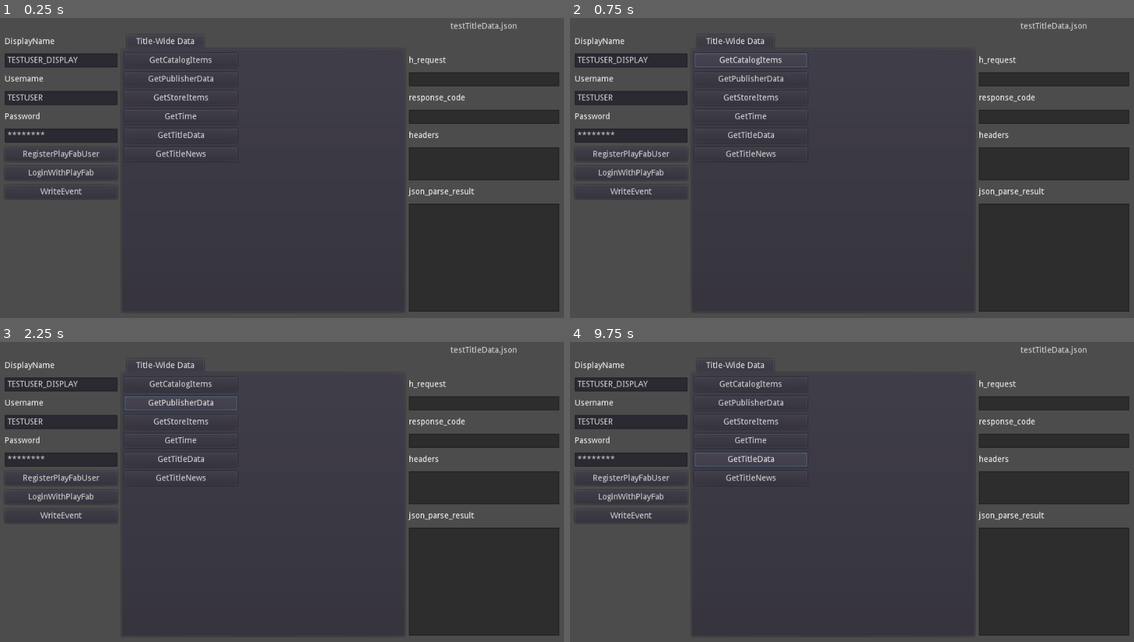
Above: before the commit, frames 1-4 (two rows, left to right).
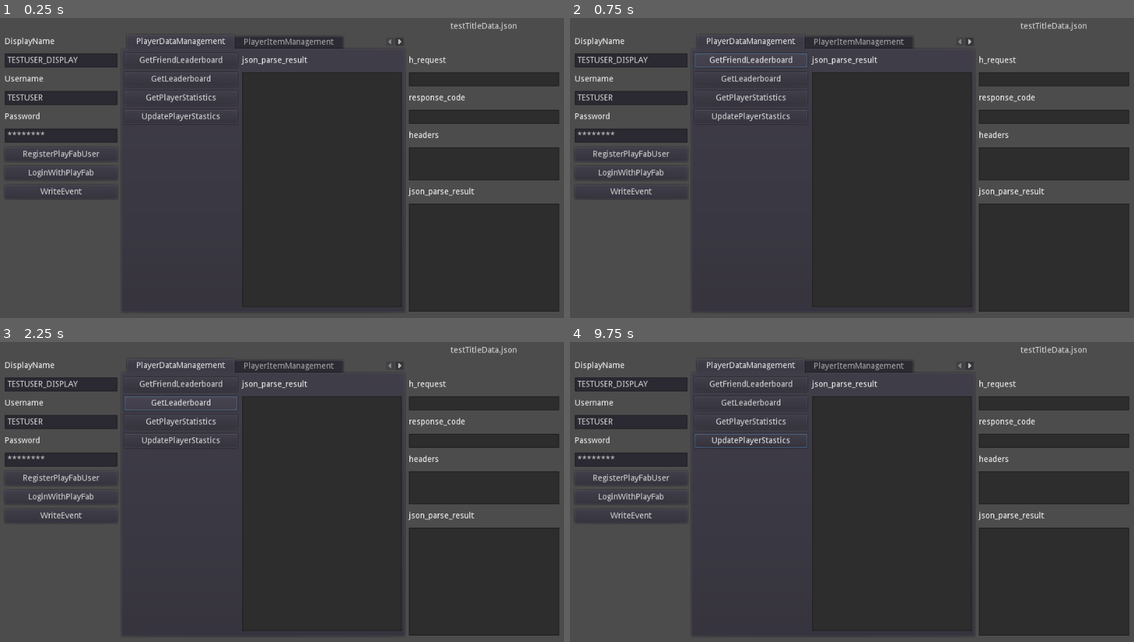
Above: after the commit, the same moments.

Repository: MizunagiKB/PlayFab_GDScriptSdk
Game: Godot game, scene res://main.tscn
The game is run twice, just before and just after one commit, with the same random seed, the same clock (stepped at 60 frames per second) and the same inputs.
Inputs (mouse positions are in pixels of both pictures, inside the frame that each line leads up to):
- Up to frame 1 (0.25 s): no input
- Up to frame 2 (0.75 s): click (750, 60) at 0.5 s, where only the run before the commit has a clickable "GetCatalogItems"
- Up to frame 3 (2.25 s): click (180, 384) at 1.25 s, where only the run after the commit has a clickable "GetFriendLeaderboard"; click (180, 402) at 2 s, where only the run after the commit has a clickable "GetLeaderboard"
- Up to frame 4 (9.75 s): click (750, 423) at 2.75 s, where only the run after the commit has a clickable "GetPlayerStatistics"; click (750, 441) at 3.5 s, where only the run after the commit has a clickable "UpdatePlayerStastics"; click "RegisterPlayFabUser" at 4.25 s; click "RegisterPlayFabUser" at 5 s; click "LoginWithPlayFab" at 5.75 s; click "LoginWithPlayFab" at 6.5 s; click (750, 402) at 7.25 s, where only the run before the commit has a clickable "GetPublisherData"; click (750, 423) at 8 s, where only the run before the commit has a clickable "GetStoreItems"; click (750, 441) at 8.75 s, where only the run before the commit has a clickable "GetTime"; click (750, 459) at 9.5 s, where only the run before the commit has a clickable "GetTitleData"

The runs differ from the first frame. In frame 1, 6.0% of the frame differs, in the area x 24-72%, y 5-97%; in frame 2, 6.0%; in frame 3, 6.0%; in frame 4, 6.2%, in the area x 22-72%, y 5-97%.
Error before the commit: Invalid get index 'TitleId' (on base: 'Nil'). (res://main.gd:33)
Error after the commit: Invalid get index 'TitleId' (on base: 'Nil'). (res://main.gd:32)

Commit message:
Added test items.

Diff:
--- a/main.gd
+++ b/main.gd
@@ -14,7 +14,6 @@
     $ui/lbl_headers/value.text = String(headers)
     if json_parse_result.error == OK:
         $ui/lbl_json_parse_result/value.text = String(json_parse_result.result)
-        print(json_parse_result.result)
 
 
 func _ready():
--- a/main.tscn
+++ b/main.tscn
@@ -1,7 +1,9 @@
-[gd_scene load_steps=3 format=2]
+[gd_scene load_steps=5 format=2]
 
 [ext_resource path="res://main.gd" type="Script" id=1]
 [ext_resource path="res://scene/title_wide_data/title_wide_data.tscn" type="PackedScene" id=2]
+[ext_resource path="res://scene/player_data_management/player_data_management.tscn" type="PackedScene" id=3]
+[ext_resource path="res://scene/player_item_management/player_item_management.tscn" type="PackedScene" id=4]
 
 [node name="main" type="Control"]
 script = ExtResource( 1 )
@@ -19,7 +21,21 @@
 "_edit_use_anchors_": false
 }
 
+[node name="PlayerDataManagement" parent="tab_container" instance=ExtResource( 3 )]
+margin_left = 4.0
+margin_top = 32.0
+margin_right = -4.0
+margin_bottom = -4.0
+
+[node name="PlayerItemManagement" parent="tab_container" instance=ExtResource( 4 )]
+visible = false
+margin_left = 4.0
+margin_top = 32.0
+margin_right = -4.0
+margin_bottom = -4.0
+
 [node name="Title-Wide Data" parent="tab_container" instance=ExtResource( 2 )]
+visible = false
 anchor_right = 1.0
 anchor_bottom = 1.0
 margin_left = 4.0
--- /dev/null
+++ b/scene/player_data_management/player_data_management.gd
@@ -0,0 +1,63 @@
+extends Control
+
+
+func _on_PlayFab_response(h_request: int, response_code: int, headers, json_parse_result: JSONParseResult):
+    if json_parse_result.error == OK:
+        $lbl_json_parse_result/value.text = String(json_parse_result.result)
+
+
+func _ready():
+    pass
+
+
+func _on_btn_get_friend_leaderboard_pressed():
+
+    var dict_request = {
+        "StartPosition": 0,
+        "StatisticName": "score"
+    }
+
+    PlayFab.Client.GetFriendLeaderboard(
+        dict_request,
+        funcref(self, "_on_PlayFab_response")
+    )
+
+
+func _on_btn_get_leaderboard_pressed():
+
+    var dict_request = {
+        "StartPosition": 0,
+        "StatisticName": "score"
+    }
+
+    PlayFab.Client.GetLeaderboard(
+        dict_request,
+        funcref(self, "_on_PlayFab_response")
+    )
+
+
+func _on_btn_get_player_statistics_pressed():
+
+    var dict_request = {}
+
+    PlayFab.Client.GetPlayerStatistics(
+        dict_request,
+        funcref(self, "_on_PlayFab_response")
+    )
+
+
+func _on_btn_update_player_statistics_pressed():
+
+    var dict_request = {
+        "Statistics": [
+            {
+                "StatisticName": "score",
+                "Value": 1
+            }
+        ]
+    }
+
+    PlayFab.Client.UpdatePlayerStatistics(
+        dict_request,
+        funcref(self, "_on_PlayFab_response")
+    )
--- /dev/null
+++ b/scene/player_data_management/player_data_management.tscn
@@ -0,0 +1,67 @@
+[gd_scene load_steps=2 format=2]
+
+[ext_resource path="res://scene/player_data_management/player_data_management.gd" type="Script" id=1]
+
+[node name="PlayerDataManagement" type="Control"]
+anchor_right = 1.0
+anchor_bottom = 1.0
+script = ExtResource( 1 )
+__meta__ = {
+"_edit_use_anchors_": false
+}
+
+[node name="btn_get_friend_leaderboard" type="Button" parent="."]
+margin_right = 192.0
+margin_bottom = 24.0
+text = "GetFriendLeaderboard"
+__meta__ = {
+"_edit_use_anchors_": false
+}
+
+[node name="btn_get_leaderboard" type="Button" parent="."]
+margin_top = 32.0
+margin_right = 192.0
+margin_bottom = 56.0
+text = "GetLeaderboard"
+
+[node name="btn_get_player_statistics" type="Button" parent="."]
+margin_top = 64.0
+margin_right = 192.0
+margin_bottom = 88.0
+text = "GetPlayerStatistics"
+__meta__ = {
+"_edit_use_anchors_": false
+}
+
+[node name="btn_update_player_statistics" type="Button" parent="."]
+margin_top = 96.0
+margin_right = 192.0
+margin_bottom = 120.0
+text = "UpdatePlayerStastics"
+__meta__ = {
+"_edit_use_anchors_": false
+}
+
+[node name="lbl_json_parse_result" type="Label" parent="."]
+margin_left = 200.0
+margin_right = 472.0
+margin_bottom = 24.0
+text = "json_parse_result"
+valign = 1
+__meta__ = {
+"_edit_use_anchors_": false
+}
+
+[node name="value" type="TextEdit" parent="lbl_json_parse_result"]
+margin_top = 32.0
+margin_right = 272.0
+margin_bottom = 432.0
+readonly = true
+wrap_enabled = true
+__meta__ = {
+"_edit_use_anchors_": false
+}
+[connection signal="pressed" from="btn_get_friend_leaderboard" to="." method="_on_btn_get_friend_leaderboard_pressed"]
+[connection signal="pressed" from="btn_get_leaderboard" to="." method="_on_btn_get_leaderboard_pressed"]
+[connection signal="pressed" from="btn_get_player_statistics" to="." method="_on_btn_get_player_statistics_pressed"]
+[connection signal="pressed" from="btn_update_player_statistics" to="." method="_on_btn_update_player_statistics_pressed"]
--- /dev/null
+++ b/scene/player_item_management/player_item_management.gd
@@ -0,0 +1,20 @@
+extends Control
+
+
+func _ready():
+    pass
+
+
+func _on_PlayFab_response(h_request: int, response_code: int, headers, json_parse_result: JSONParseResult):
+    if json_parse_result.error == OK:
+        $lbl_json_parse_result/value.text = String(json_parse_result.result)
+
+
+func _on_btn_get_user_inventory_pressed():
+
+    var dict_request = {}
+
+    PlayFab.Client.GetUserInventory(
+        dict_request,
+        funcref(self, "_on_PlayFab_response")
+    )
--- /dev/null
+++ b/scene/player_item_management/player_item_management.tscn
@@ -0,0 +1,31 @@
+[gd_scene load_steps=2 format=2]
+
+[ext_resource path="res://scene/player_item_management/player_item_management.gd" type="Script" id=1]
+
+[node name="PlayerItemManagement" type="Control"]
+anchor_right = 1.0
+anchor_bottom = 1.0
+script = ExtResource( 1 )
+__meta__ = {
+"_edit_use_anchors_": false
+}
+
+[node name="btn_get_user_inventory" type="Button" parent="."]
+margin_right = 192.0
+margin_bottom = 24.0
+text = "GetUserInventory"
+
+[node name="lbl_json_parse_result" type="Label" parent="."]
+margin_left = 200.0
+margin_right = 472.0
+margin_bottom = 24.0
+text = "json_parse_result"
+valign = 1
+
+[node name="value" type="TextEdit" parent="lbl_json_parse_result"]
+margin_top = 32.0
+margin_right = 272.0
+margin_bottom = 432.0
+readonly = true
+wrap_enabled = true
+[connection signal="pressed" from="btn_get_user_inventory" to="." method="_on_btn_get_user_inventory_pressed"]
--- a/scene/title_wide_data/title_wide_data.gd
+++ b/scene/title_wide_data/title_wide_data.gd
@@ -7,12 +7,7 @@
 
 func _on_PlayFab_response(h_request: int, response_code: int, headers, json_parse_result: JSONParseResult):
     if json_parse_result.error == OK:
-        print(json_parse_result.result)
-
-
-func _on_PlayFab_GetCatalogItems_response(h_request: int, response_code: int, headers, json_parse_result: JSONParseResult):
-    if json_parse_result.error == OK:
-        print(json_parse_result.result)
+        $lbl_json_parse_result/value.text = String(json_parse_result.result)
 
 
 func _on_btn_get_catalog_items_pressed():
@@ -21,7 +16,7 @@
 
     PlayFab.Client.GetCatalogItems(
         dict_request,
-        funcref(self, "_on_PlayFab_GetCatalogItems_response")
+        funcref(self, "_on_PlayFab_response")
     )
 
 
--- a/scene/title_wide_data/title_wide_data.tscn
+++ b/scene/title_wide_data/title_wide_data.tscn
@@ -53,6 +53,20 @@
 margin_right = 192.0
 margin_bottom = 184.0
 text = "GetTitleNews"
+
+[node name="lbl_json_parse_result" type="Label" parent="."]
+margin_left = 200.0
+margin_right = 472.0
+margin_bottom = 24.0
+text = "json_parse_result"
+valign = 1
+
+[node name="value" type="TextEdit" parent="lbl_json_parse_result"]
+margin_top = 32.0
+margin_right = 272.0
+margin_bottom = 432.0
+readonly = true
+wrap_enabled = true
 [connection signal="pressed" from="btn_get_catalog_items" to="." method="_on_btn_get_catalog_items_pressed"]
 [connection signal="pressed" from="btn_get_publisher_data" to="." method="_on_btn_get_publisher_data_pressed"]
 [connection signal="pressed" from="btn_get_store_items" to="." method="_on_btn_get_store_items_pressed"]
